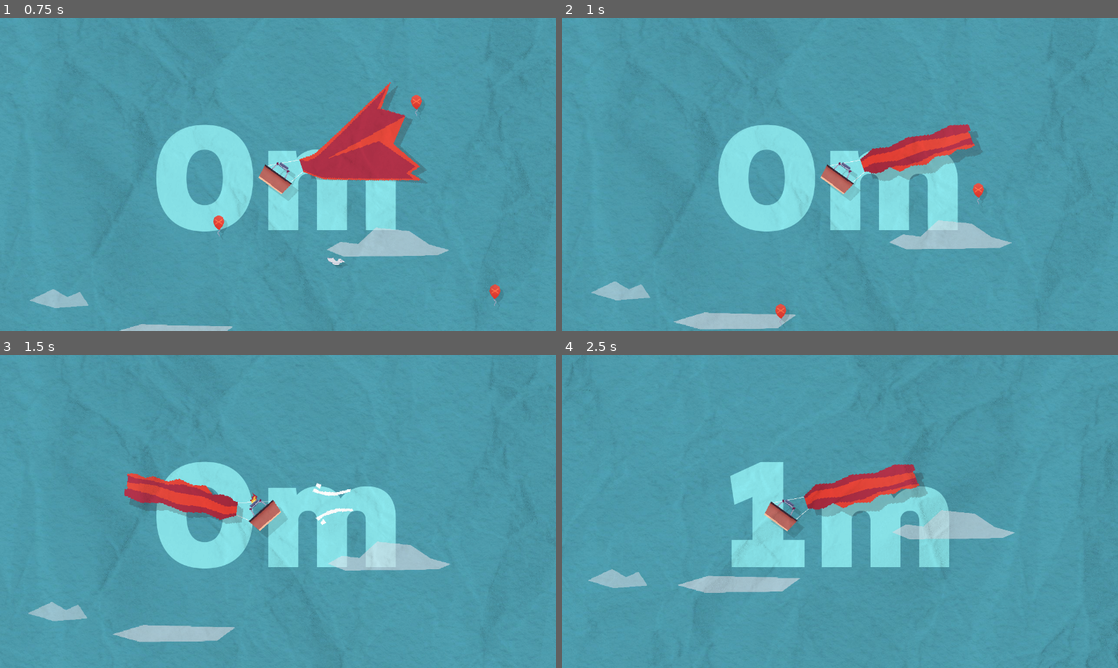
Above: before the commit, frames 1-4 (two rows, left to right).
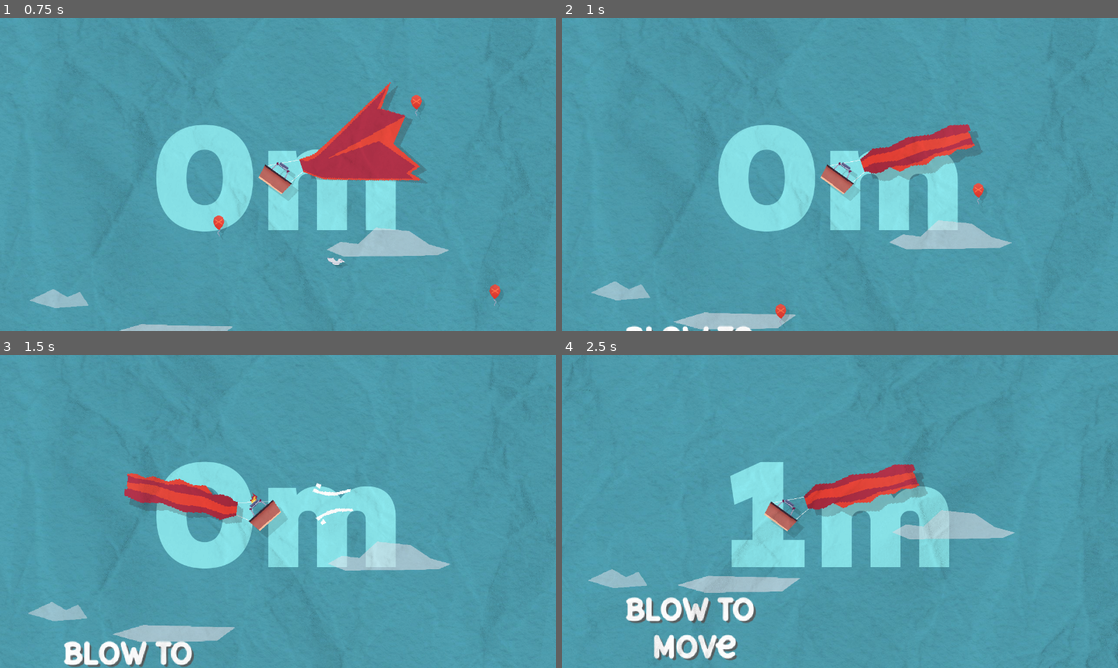
Above: after the commit, the same moments.

Repository: Fabianofski/minijam-191
Game: Godot game, scene res://scenes/game/game.tscn
Same seed, same stepped clock (60 frames per second), same inputs: the game is played once before the commit and once after it.
Inputs (mouse positions are in pixels of both pictures, inside the frame that each line leads up to):
- Up to frame 1 (0.75 s): click "Start" at 0.5 s
- Up to frame 2 (1 s): no input
- Up to frame 3 (1.5 s): move the mouse to (400, 495) at 1.27 s; hold Space (blow) from 1.28 s (still down)
- Up to frame 4 (2.5 s): move the mouse to (728, 527) at 2.02 s; release Space (blow) at 2.03 s; tap Space (blow) at 2.1 s

Frame 1 is identical in both runs. In frame 2, 0.2% of the frame differs, in the area x 11-35%, y 98-100%; in frame 3, 1.3%; in frame 4, 2.2%, in the area x 11-35%, y 77-98%.

Commit message:
Add: tutorial text

Diff:
--- a/scenes/game/game.tscn
+++ b/scenes/game/game.tscn
@@ -16,6 +16,8 @@
 [ext_resource type="Texture2D" uid="uid://c2krkdvsfcn4k" path="res://shared/textures/paper_tex_1.jpg" id="13_vaxfo"]
 [ext_resource type="PackedScene" uid="uid://bwiwaqgy4exvc" path="res://scenes/game/obstacles/plane/plane.tscn" id="14_10c2w"]
 [ext_resource type="Script" uid="uid://5bqysifm3ti3" path="res://shared/textures/foreground_overlay.gd" id="14_ftsea"]
+[ext_resource type="LabelSettings" uid="uid://bbmhkpo6cvr0d" path="res://shared/fonts/paragraph_label.tres" id="14_uyinl"]
+[ext_resource type="Script" uid="uid://dyfdqjg4jigp" path="res://scenes/game/obstacles/obstacle.gd" id="15_10c2w"]
 [ext_resource type="PackedScene" uid="uid://c25jbsd2glt0x" path="res://scenes/game/play_menu/play_menu.tscn" id="18_uyinl"]
 
 [sub_resource type="LabelSettings" id="LabelSettings_3xj4h"]
@@ -171,6 +173,22 @@
 
 [node name="AirBalloon" parent="Game" instance=ExtResource("2_0sr1o")]
 
+[node name="Tutorial" type="Node2D" parent="Game"]
+script = ExtResource("15_10c2w")
+destroy_bounds = -1000.0
+destroy_bounds_x = 800.0
+
+[node name="Label" type="Label" parent="Game/Tutorial"]
+offset_left = -494.0
+offset_top = 378.0
+offset_right = -335.0
+offset_bottom = 461.0
+scale = Vector2(2, 2)
+text = "Blow to
+Move"
+label_settings = ExtResource("14_uyinl")
+horizontal_alignment = 1
+
 [node name="UserInterface" type="CanvasLayer" parent="."]
 layer = 5
 
--- a/scenes/game/obstacles/obstacle.gd
+++ b/scenes/game/obstacles/obstacle.gd
@@ -35,8 +35,9 @@
 	if randomize_y:
 		randomize_y_pos()
 	# Set shadow to match sprite
-	shadow.scale = sprite.scale
-	shadow.scale.x = sprite.scale.x
+	if shadow:
+		shadow.scale = sprite.scale
+		shadow.scale.x = sprite.scale.x
 
 func randomize_y_pos():
 	global_position.y = randf_range(global_position.y, destroy_bounds)
Not shown: 1 places in scenes/game/game.tscn that only renumber resources
